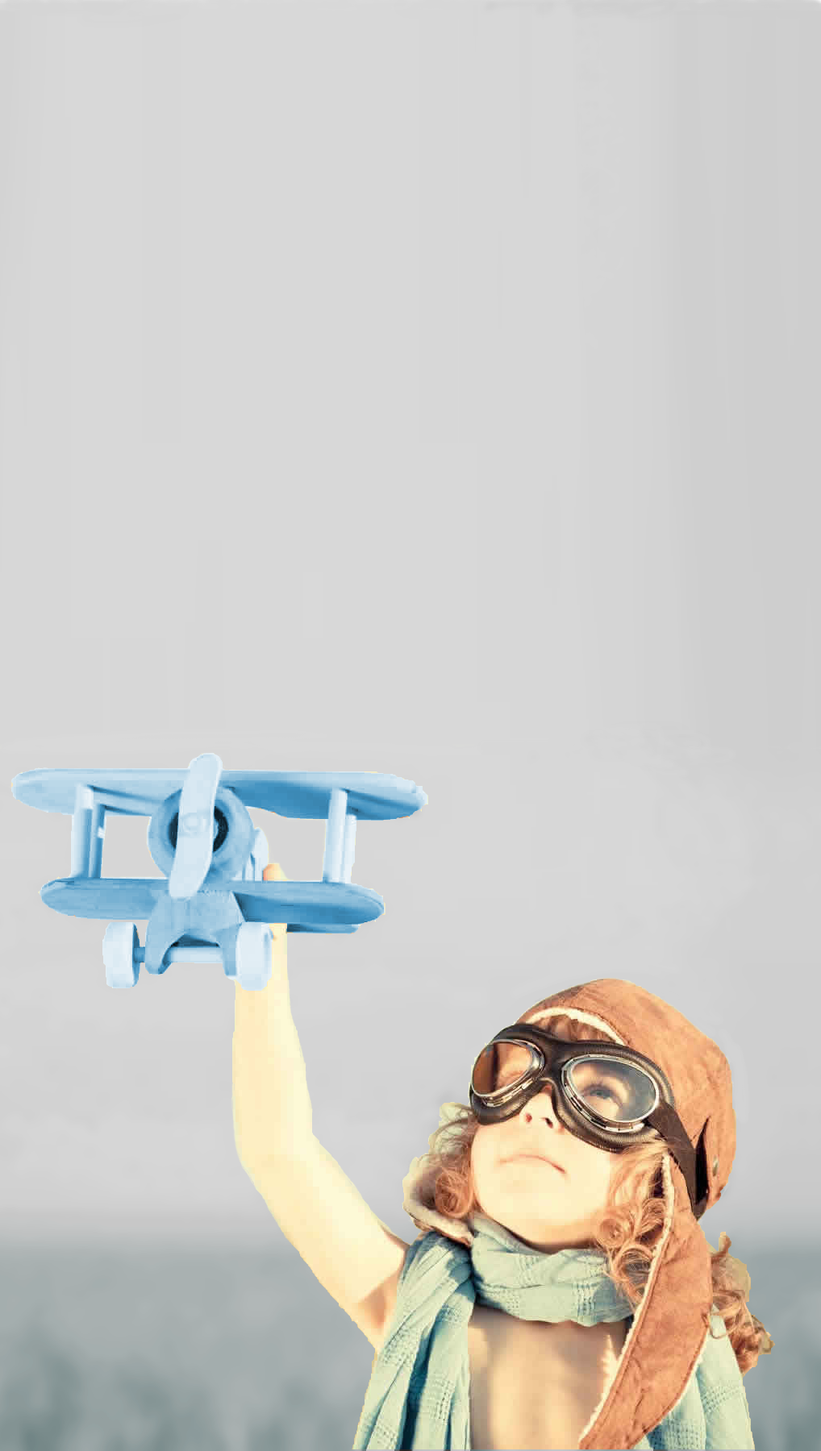
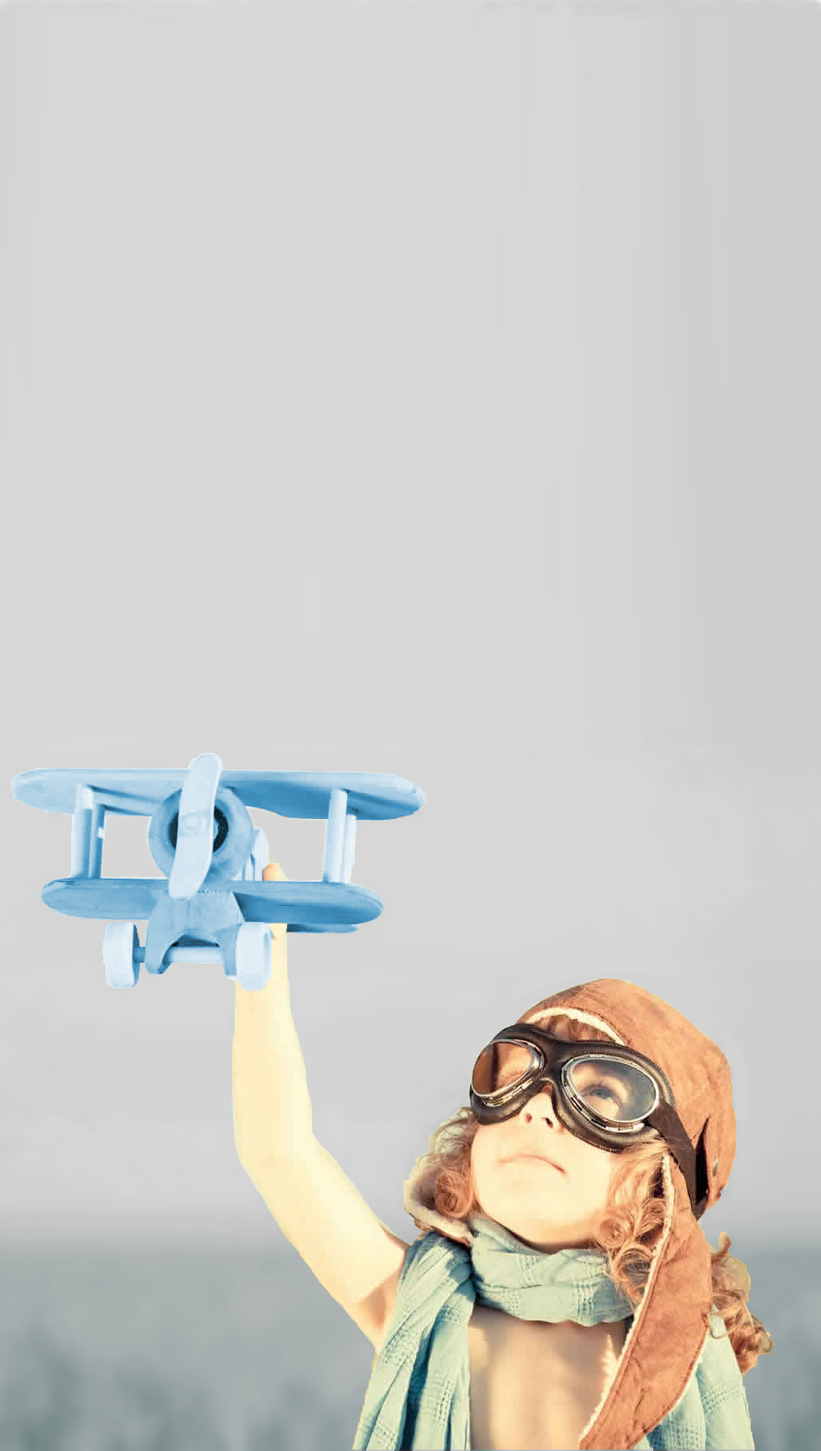
Two versions of the same layered image (821px x 1451px). Layer-by-layer changes:
painted on "Pasted Layer" over [37, 771, 529, 1359]
